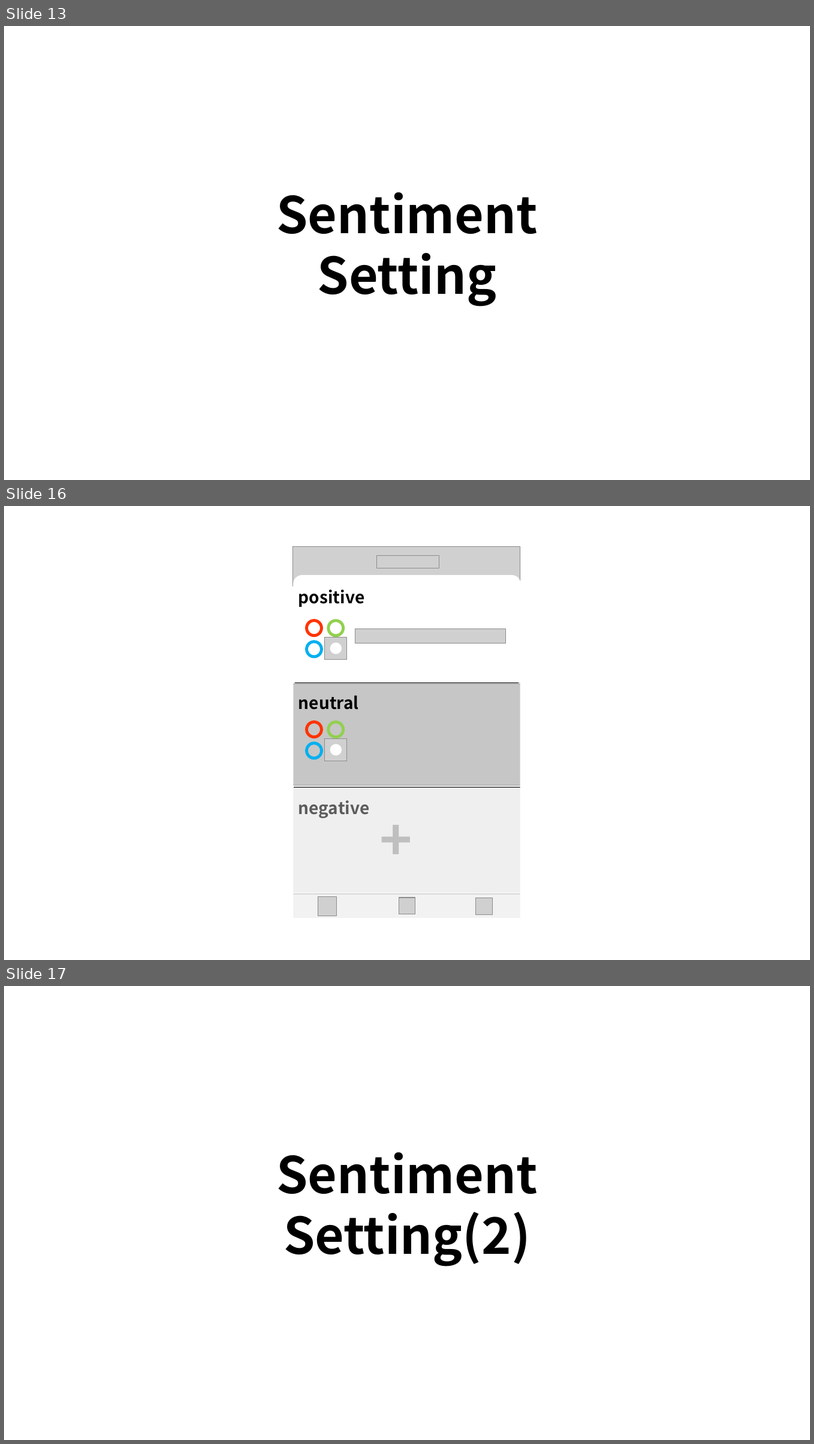
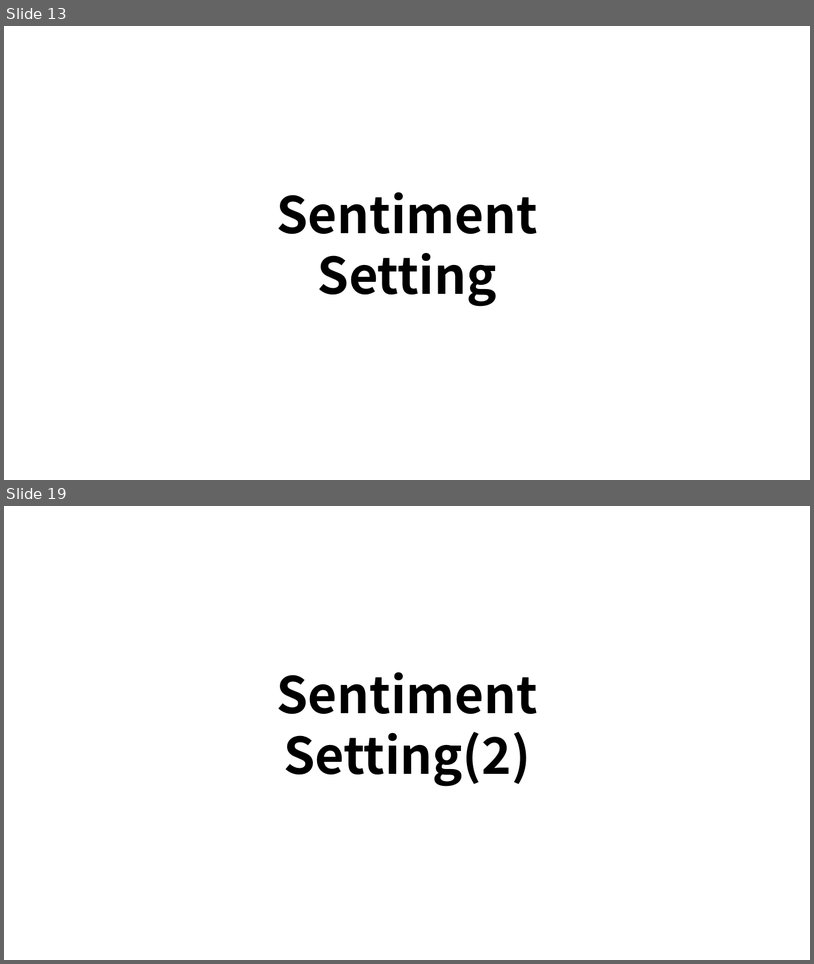
Before and after one commit to edicu2/Sentiment_Diffuser, a slide deck: documents/4. diffuser_디자인기획서/화면정의서_모바일.pptx. Shown one above the other, each under a label of ours: slides 13, 16 and 17 before the commit, slides 13 and 19 after it; the slides between them are not shown. The pictures are 814x1444 and 814x964 pixels, drawn with LibreOffice and Linux fonts; fonts in the diff are those of the drawing; grey boxes stand for pictures. Boxes give left, top, right and bottom in pixels: in the first picture for what was removed or moved away, otherwise in the second. Text is boxed around its words. In the diff, an @@ line names an element or a change of style, - is before the commit and + after.

```diff
--- a/documents/4. diffuser_디자인기획서/화면정의서_모바일.pptx
+++ b/documents/4. diffuser_디자인기획서/화면정의서_모바일.pptx
@@ slide 16 removed at <box>4,506,810,960</box>, background #FFFFFF @@
@@ rectangle removed at <box>293,547,521,919</box> @@
@@ picture removed at <box>293,547,520,586</box> @@
@@ picture removed at <box>377,556,440,568</box> @@
@@ rounded rectangle removed at <box>294,576,521,923</box> @@
@@ table removed at <box>295,577,519,682</box>, 1 rows, 1 columns @@
-
@@ text removed at <box>299,589,365,607</box> @@
-positive
@@ rounded rectangle removed at <box>82,612,293,957</box> @@
@@ rounded rectangle removed at <box>521,599,732,943</box> @@
@@ ellipse removed at <box>307,621,322,636</box> @@
@@ ellipse removed at <box>329,621,344,636</box> @@
@@ picture removed at <box>356,629,506,643</box> @@
@@ ellipse removed at <box>307,642,322,657</box> @@
@@ picture removed at <box>325,637,348,660</box> @@
@@ ellipse removed at <box>330,643,342,654</box> @@
@@ picture removed at <box>293,684,522,785</box> @@
@@ table removed at <box>294,682,521,787</box>, 1 rows, 1 columns @@
-
@@ text removed at <box>299,695,359,709</box> @@
-neutral
@@ ellipse removed at <box>307,722,322,737</box> @@
@@ picture removed at <box>325,738,348,760</box> @@
@@ ellipse removed at <box>329,722,344,737</box> @@
@@ ellipse removed at <box>307,743,322,758</box> @@
@@ ellipse removed at <box>330,744,342,755</box> @@
@@ rectangle removed at <box>292,787,522,892</box> @@
@@ table removed at <box>297,787,521,893</box>, 1 rows, 1 columns @@
-
@@ text removed at <box>299,800,370,818</box> @@
-negative
@@ text removed at <box>374,802,426,875</box> @@
-+
@@ rectangle removed at <box>253,894,551,919</box> @@
@@ rectangle removed at <box>293,892,521,918</box> @@
@@ picture removed at <box>318,897,338,916</box> @@
@@ picture removed at <box>399,897,416,915</box> @@
@@ picture removed at <box>476,898,493,915</box> @@
@@ rounded rectangle removed at <box>284,918,551,948</box> @@
@@ what was slide 17 is now slide 19 @@
```
Also in this commit, not shown: 8 slides changed, 8 slides added, 4 other slides removed.
